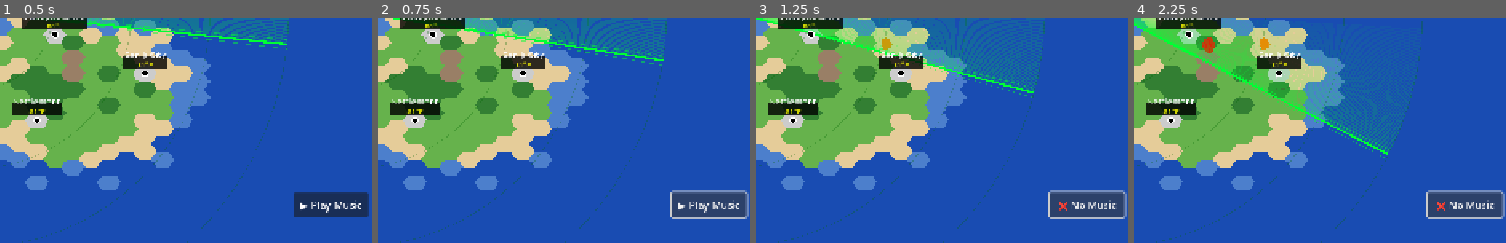
Above: before the commit, frames 1-4 (left to right).
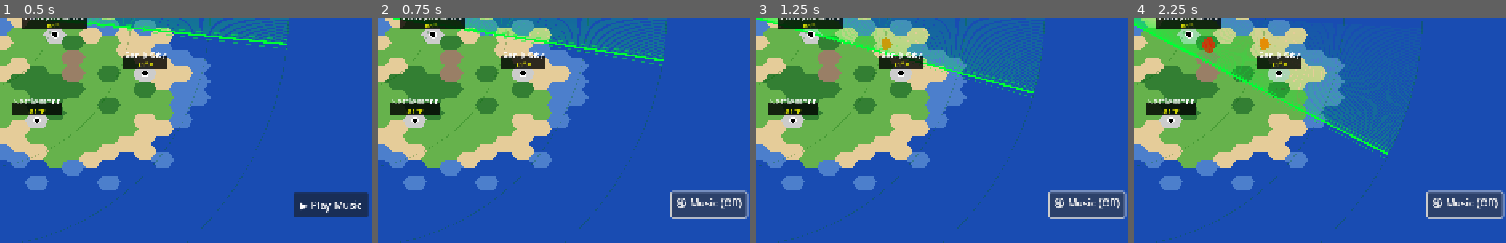
Above: after the commit, the same moments.

Repository: Mylab6/ForecastSanJii_public
Game: Godot game, scene res://scenes/main/SimpleWeatherGame.tscn
The game is run twice, just before and just after one commit, with the same random seed, the same clock (stepped at 60 frames per second) and the same inputs.
Inputs:
- Up to frame 1 (0.5 s): no input
- Up to frame 2 (0.75 s): click "▶️ Play Music" at 0.5 s
- Up to frame 3 (1.25 s): no input
- Up to frame 4 (2.25 s): click "❌ No Music" (after the commit: "🔇 Music (Off)") at 1.25 s; click "❌ No Music" (after the commit: "🔊 Music (On)") at 2 s
The pictures show only the part of the screen within x 48-98%, y 50-100%; the shares and areas given below are measured in that part.

Frame 1 is identical in both runs. In frame 2, 0.5% of the frame differs, in the area x 80-98%, y 80-87%; in frame 3, 0.5%, in the area x 80-98%, y 80-86%; in frame 4, 0.5%.

Commit message:
fix_audio

Diff:
--- a/scripts/core/SimpleWeatherGame.gd
+++ b/scripts/core/SimpleWeatherGame.gd
@@ -43,50 +43,15 @@
 	"""Handle music button press"""
 	print("Music button pressed!")
 
-	if not music_started:
-		# First click - try to start music via autoload
-		var global_music = get_node_or_null("/root/GlobalMusic")
-		if global_music:
-			print("Found GlobalMusic, attempting to start...")
-			# Try different methods to start music
-			if global_music.has_method("start_music"):
-				global_music.start_music()
-				print("Called GlobalMusic.start_music()")
-			elif global_music.has_method("ensure_started"):
-				global_music.ensure_started()
-				print("Called GlobalMusic.ensure_started()")
-			elif global_music.has_node("MusicLogic"):
-				var music_logic = global_music.get_node("MusicLogic")
-				if music_logic.has_method("start_music"):
-					music_logic.start_music()
-					print("Called MusicLogic.start_music()")
+		# Toggle between max volume (0dB) and silent (-80dB)
+	var master_bus = AudioServer.get_bus_index("Master")
+	var current_volume = AudioServer.get_bus_volume_db(master_bus)
 
-			# Wait a brief moment and check if music is playing
-			await get_tree().create_timer(0.5).timeout
-			if global_music.has_method("is_playing") and global_music.is_playing():
-				music_started = true
-				mute_button.text = "🔊 Music (On)"
-				print("Music successfully started!")
-			else:
-				print("Music failed to start - check audio files and browser autoplay policy")
-				# Check if player was resolved
-				if global_music.has_node("MusicLogic"):
-					var music_logic = global_music.get_node("MusicLogic")
-					print("MusicLogic tracks: ", music_logic.music_tracks.size() if "music_tracks" in music_logic else "N/A")
-				mute_button.text = "❌ No Music"
-		else:
-			print("ERROR: No GlobalMusic autoload found")
-			mute_button.text = "❌ No Music"
+	if current_volume > -40:  # If volume is audible
+		AudioServer.set_bus_volume_db(master_bus, -80.0)  # Set to silent
+		mute_button.text = "🔇 Music (Off)"
+		print("Volume set to 0")
 	else:
-		# Toggle between max volume (0dB) and silent (-80dB)
-		var master_bus = AudioServer.get_bus_index("Master")
-		var current_volume = AudioServer.get_bus_volume_db(master_bus)
-
-		if current_volume > -40:  # If volume is audible
-			AudioServer.set_bus_volume_db(master_bus, -80.0)  # Set to silent
-			mute_button.text = "🔇 Music (Off)"
-			print("Volume set to 0")
-		else:
-			AudioServer.set_bus_volume_db(master_bus, 0.0)  # Set to max
-			mute_button.text = "🔊 Music (On)"
-			print("Volume set to max")
+		AudioServer.set_bus_volume_db(master_bus, 0.0)  # Set to max
+		mute_button.text = "🔊 Music (On)"
+		print("Volume set to max")
